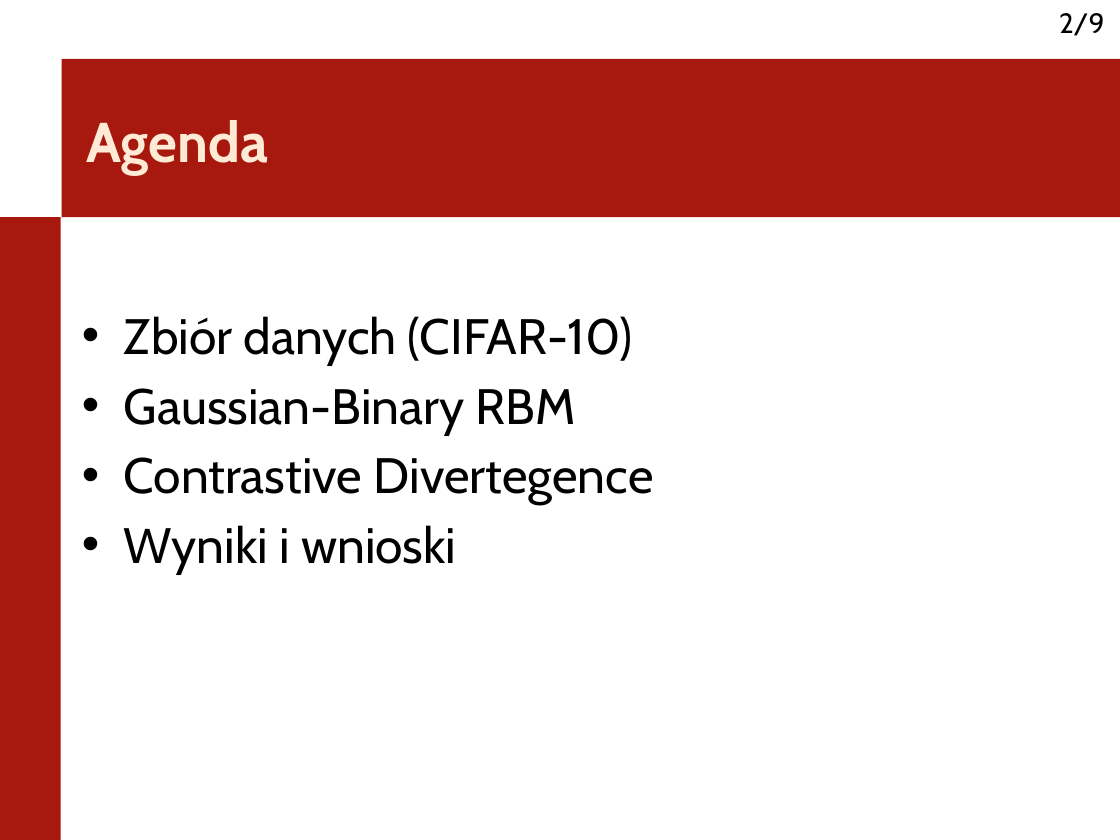
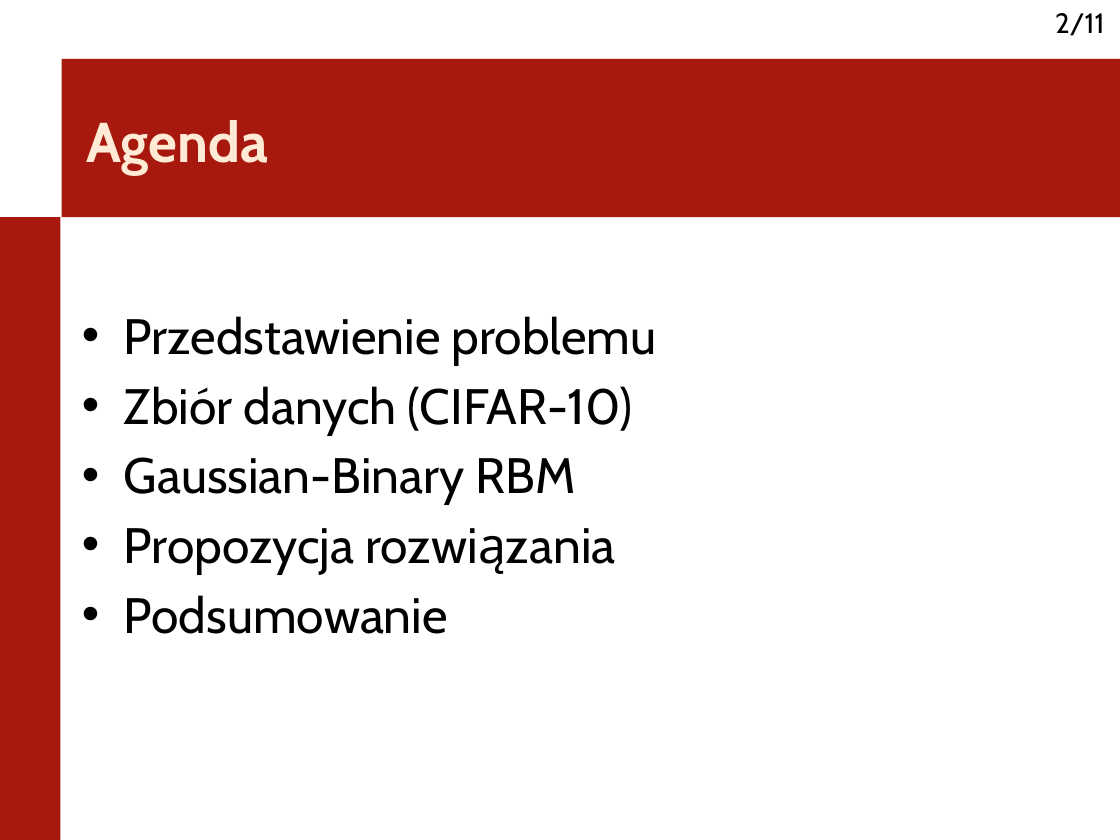
Before and after one commit to KBrus/nton-rbm, a slide deck: slide 2 of doc/prez-GBRBM.odp. Drawn at 1120x840 pixels with LibreOffice and Linux fonts; fonts in the diff are those of the drawing; background and template pictures are left out. Boxes give left, top, right and bottom in pixels: in the first picture for what was removed or moved away, otherwise in the second. Text is boxed around its words. In the diff, an @@ line names an element or a change of style, - is before the commit and + after.

```diff
--- a/doc/prez-GBRBM.odp
+++ b/doc/prez-GBRBM.odp
@@ page number at bbox=[1055, 13, 1104, 36]: text changed @@
-2/9
+2/11
@@ text at bbox=[124, 316, 657, 364]: paragraph added @@
+• Przedstawienie problemu
@@ text at bbox=[124, 528, 448, 634]: text changed @@
-• Contrastive Divertegence
-• Wyniki i wnioski
+• Propozycja rozwiązania
+• Podsumowanie
```
Also in this commit, not shown: 3 other slides changed, 6 slides added, 4 slides removed, 2 other files.
